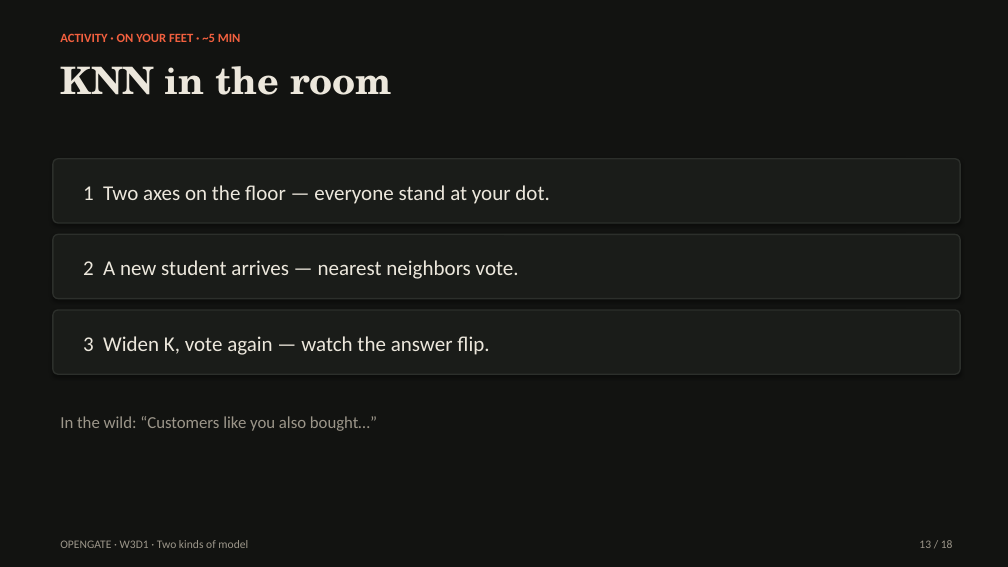
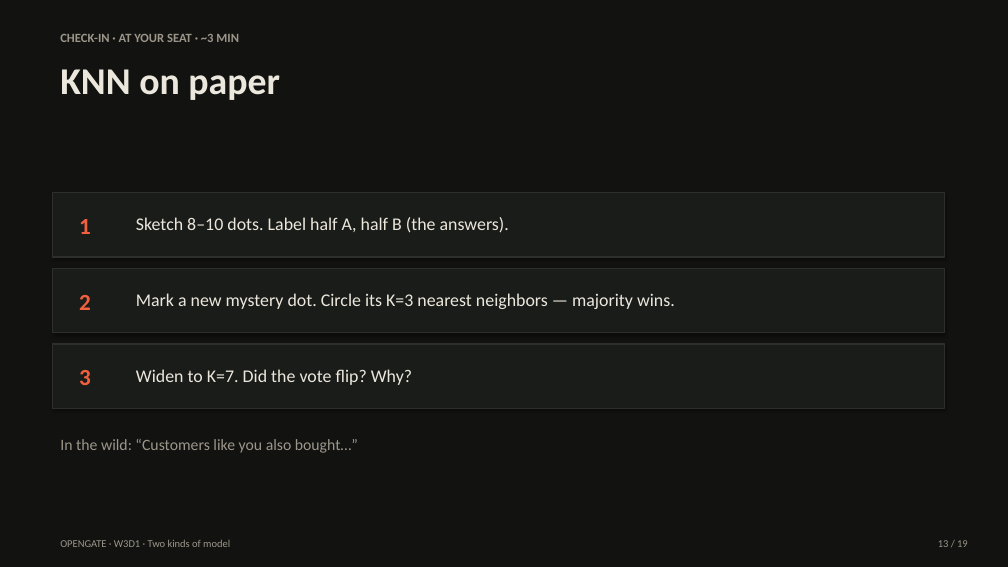
Before and after one commit to lemoon01110/chroma-kmeans-color-lab, a slide deck: slide 13 of opengate-assets/Opengate-W3D1-Two-Kinds-of-Model.pptx. Drawn at 1008x567 pixels with LibreOffice and Linux fonts; fonts in the diff are those of the drawing. Boxes give left, top, right and bottom in pixels: in the first picture for what was removed or moved away, otherwise in the second. Text is boxed around its words. In the diff, an @@ line names an element or a change of style, - is before the commit and + after.

```diff
--- a/opengate-assets/Opengate-W3D1-Two-Kinds-of-Model.pptx
+++ b/opengate-assets/Opengate-W3D1-Two-Kinds-of-Model.pptx
@@ text at [60,34,239,42]: text changed; text colour #F2603F to #9C968A @@
-ACTIVITY · ON YOUR FEET · ~5 MIN
+CHECK-IN · AT YOUR SEAT · ~3 MIN
@@ text at [60,69,280,100]: text changed; font TeX Gyre Schola to Calibri @@
-KNN in the room
+KNN on paper
@@ rectangle: place and size @@
-rectangle at [53,159,960,223]
+rectangle at [53,193,945,257]
@@ rectangle at [53,193,945,257]: rounded rectangle to rectangle; outline #2C2F2B 1.25 pt to #2C2F2B 1 pt @@
@@ rounded rectangle removed at [53,234,960,299] @@
@@ text at [79,219,91,234]: text changed; size 20 to 22 pt; text colour #ECE7DC to #F2603F; bold on @@
-1 Two axes on the floor — everyone stand at your dot.
+1
@@ text added at [136,217,509,233], 17 pt, text #ECE7DC @@
+Sketch 8–10 dots. Label half A, half B (the answers).
@@ rectangle added at [53,268,945,333], fill #1A1C19, outline #2C2F2B 1 pt @@
@@ text removed at [83,260,519,279] @@
-2 A new student arrives — nearest neighbors vote.
@@ text added at [79,295,91,310], 22 pt, text #F2603F, bold @@
+2
@@ text at [136,293,675,309]: text changed; size 20 to 17 pt @@
-3 Widen K, vote again — watch the answer flip.
+Mark a new mystery dot. Circle its K=3 nearest neighbors — majority wins.
@@ rounded rectangle removed at [53,310,960,374] @@
@@ rectangle added at [53,344,945,408], fill #1A1C19, outline #2C2F2B 1 pt @@
@@ text added at [79,370,91,385], 22 pt, text #F2603F, bold @@
+3
@@ text added at [136,369,412,385], 17 pt, text #ECE7DC @@
+Widen to K=7. Did the vote flip? Why?
@@ text "In the wild: “Customers like ...": place and size @@
-text "In the wild: “Customers like ..." at [60,416,377,431]
+text "In the wild: “Customers like ..." at [60,439,358,453]
@@ text "In the wild: “Customers like ..." at [60,439,358,453]: size 16 to 15 pt; more space between paragraphs @@
@@ text "OPENGATE · W3D1 · Two ..." at [60,540,230,547]: size 11 to 10 pt; more space between paragraphs @@
@@ text at [938,540,968,547]: text changed; size 11 to 10 pt @@
-13 / 18
+13 / 19
```
Also in this commit, not shown: 18 other slides changed, 1 other file.
